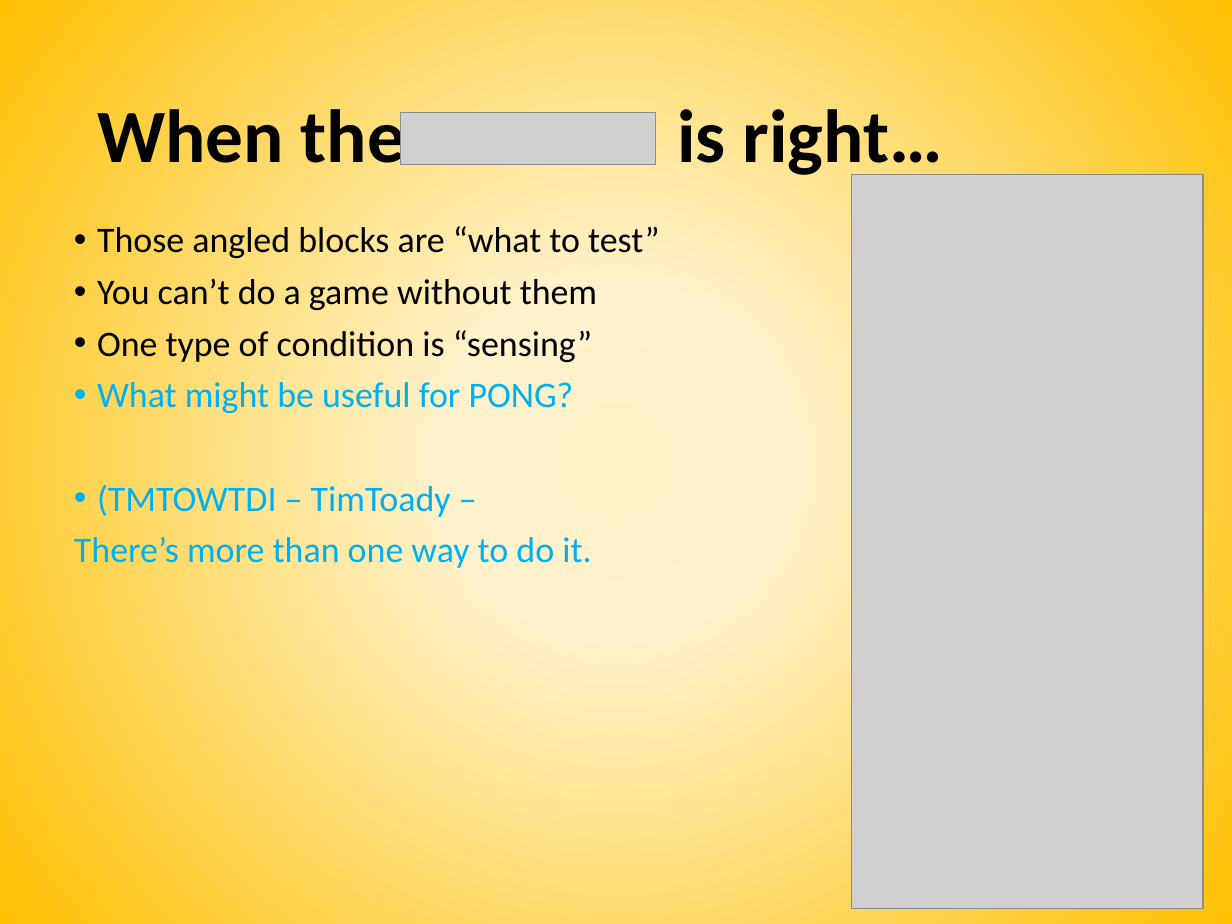
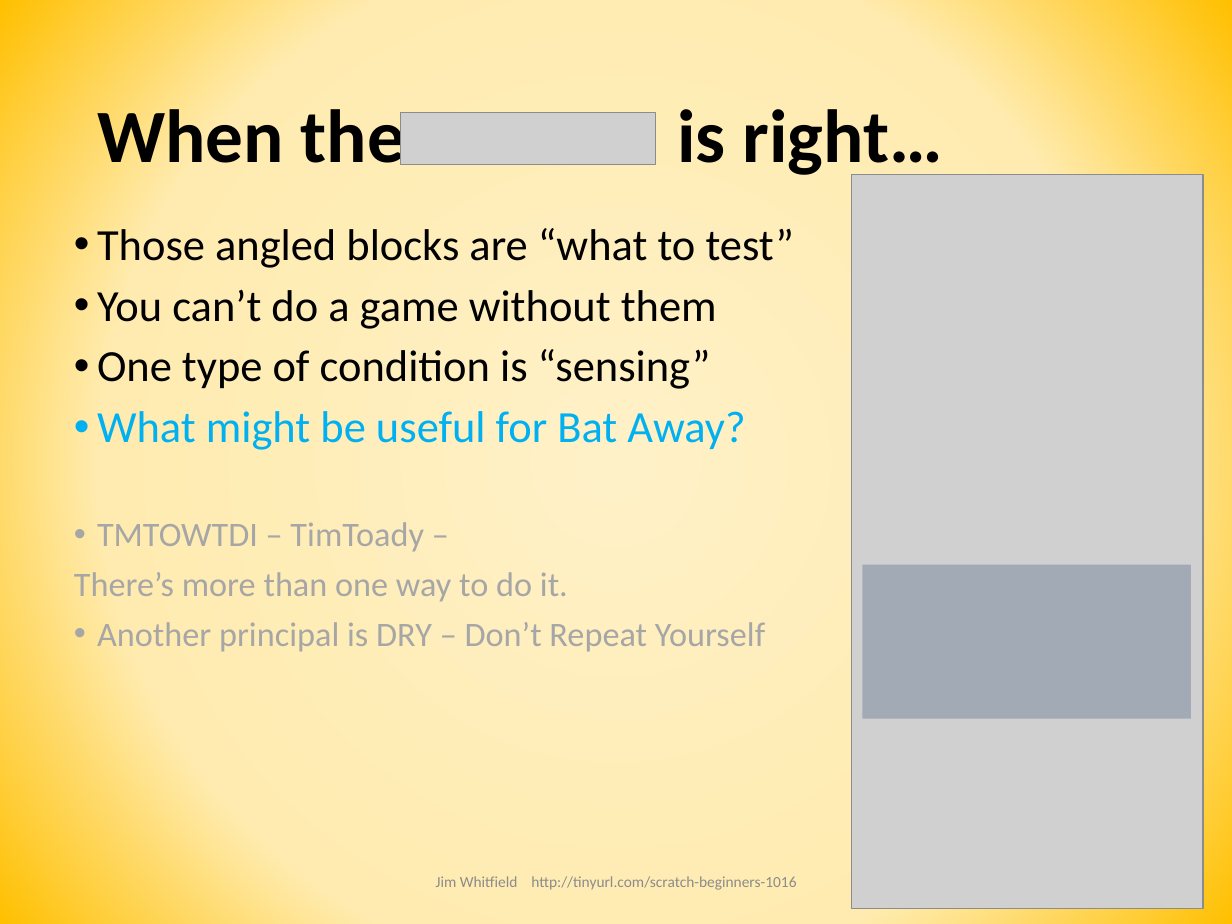
Before and after one commit to joedean/beginner-scratch, a slide deck: slide 11 of CoderDojo Beginner Scratch Session.pptx. Drawn at 1232x924 pixels with LibreOffice and Linux fonts; fonts in the diff are those of the drawing; grey boxes stand for pictures. Boxes give left, top, right and bottom in pixels: in the first picture for what was removed or moved away, otherwise in the second. Text is boxed around its words. In the diff, an @@ line names an element or a change of style, - is before the commit and + after.

```diff
--- a/CoderDojo Beginner Scratch Session.pptx
+++ b/CoderDojo Beginner Scratch Session.pptx
@@ background gradient #FFF1C7 to #FFF2CC to #FFC000 to gradient #FFF1C7 to #FFEBB0 to #FFC000 @@
@@ text at (x1=74, y1=228, x2=795, y2=602): size 21 to 26 pt in "Those angled blocks are “what to test”", "You can’t do a game without them", "One type of condition is “sensing”"; size 21 to 20 pt, text colour #00B0F0 to #A6A6A6 in "There’s more than one way to do ..." @@
@@ text at (x1=97, y1=411, x2=745, y2=552): text changed; size 21 to 26 pt @@
-• What might be useful for PONG?
-• (TMTOWTDI – TimToady –
+• What might be useful for Bat Away?
+• TMTOWTDI – TimToady –
@@ rectangle added at (x1=862, y1=564, x2=1191, y2=718), fill #8997A7 at 64% opacity @@
@@ text at (x1=97, y1=622, x2=765, y2=652): paragraph added @@
+• Another principal is DRY – Don’t Repeat Yourself
@@ text added at (x1=436, y1=876, x2=796, y2=890), 9 pt, text #8C8C8C @@
+Jim Whitfield http://tinyurl.com/scratch-beginners-1016
```
Also in this commit, not shown: 24 other slides changed.
